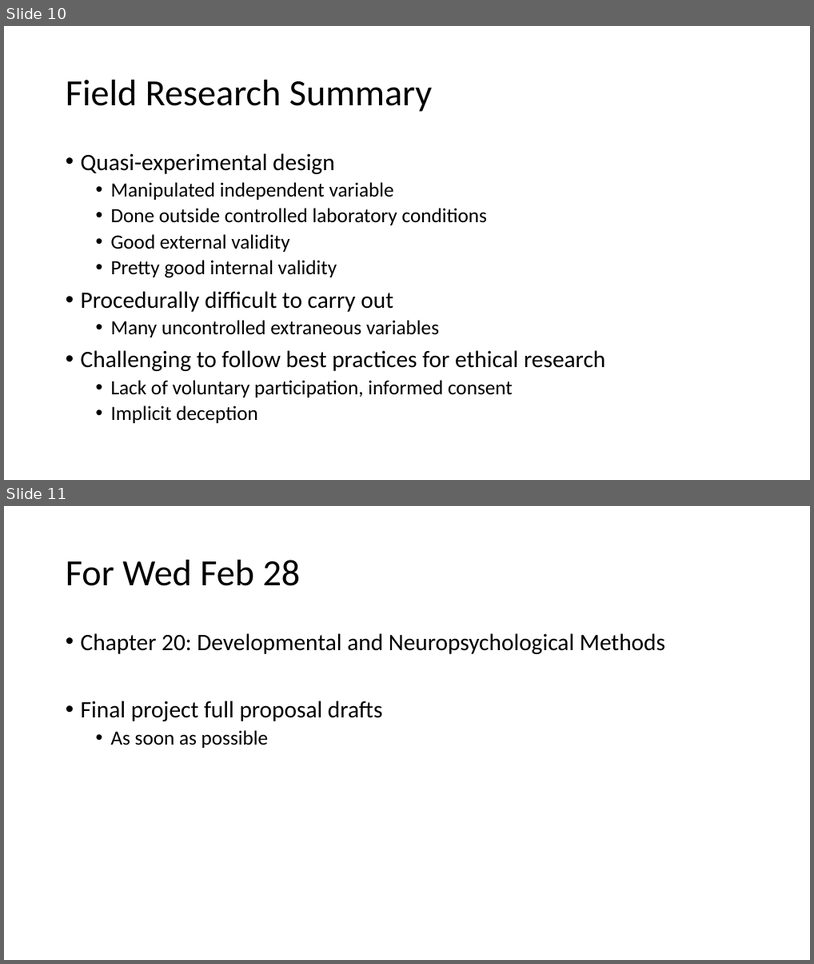
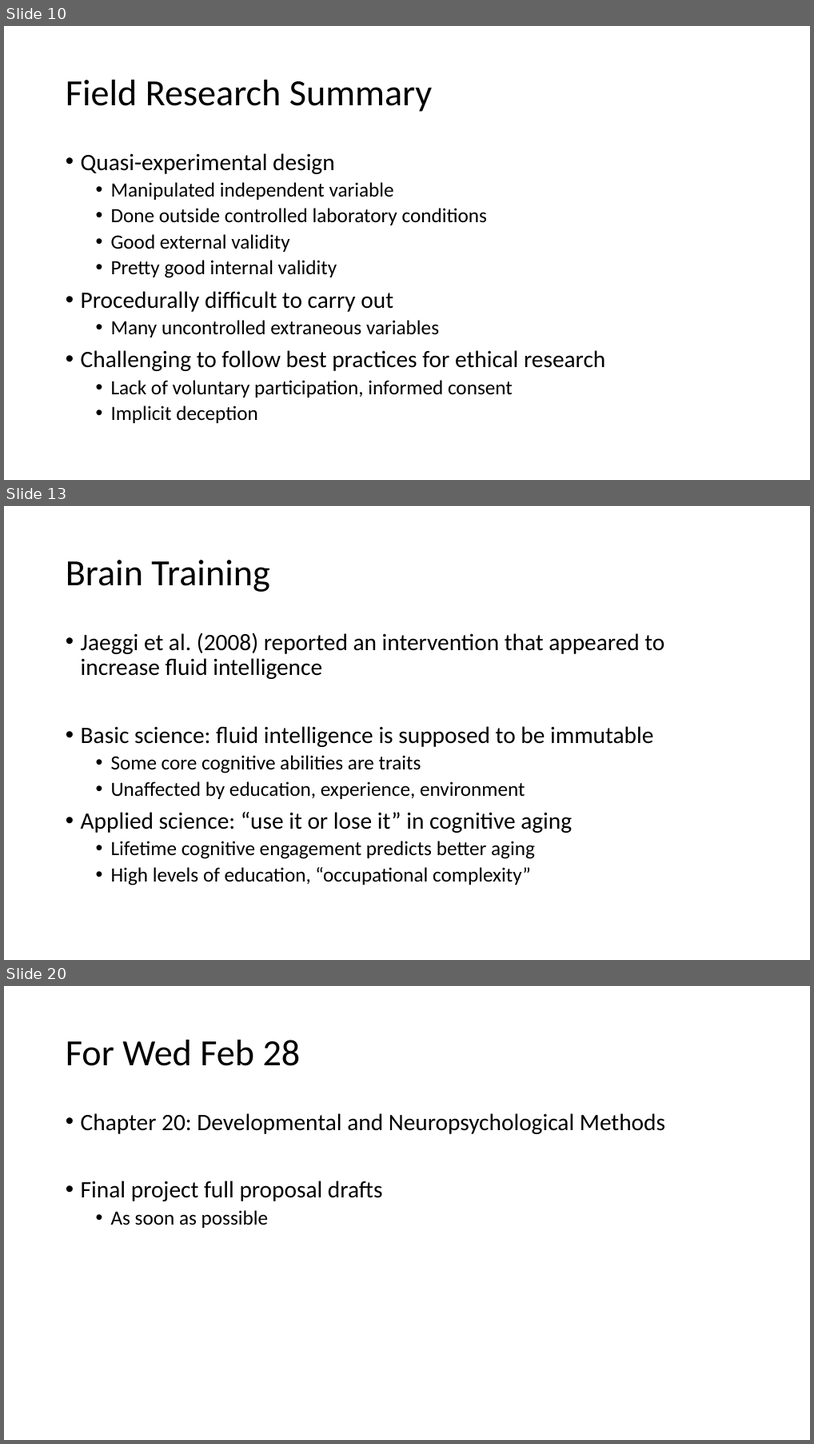
Before and after one commit to preber/Research-Methods, a slide deck: Class Slides 2024/Class 23.pptx. Shown one above the other, each under a label of ours: slides 10 and 11 before the commit, slides 10, 13 and 20 after it; the slides between them are not shown. The pictures are 814x964 and 814x1444 pixels, drawn with LibreOffice and Linux fonts; fonts in the diff are those of the drawing. Boxes give left, top, right and bottom in pixels: in the first picture for what was removed or moved away, otherwise in the second. Text is boxed around its words. In the diff, an @@ line names an element or a change of style, - is before the commit and + after.

```diff
--- a/Class Slides 2024/Class 23.pptx
+++ b/Class Slides 2024/Class 23.pptx
@@ slide 13 added at (x1=4, y1=506, x2=810, y2=960), background #FFFFFF @@
@@ title added at (x1=66, y1=560, x2=270, y2=592), 44 pt, text #000000 @@
+Brain Training
@@ text added at (x1=81, y1=632, x2=665, y2=885), 28 pt, text #000000 @@
+• Jaeggi et al. (2008) reported an intervention that appeared to increase fluid intelligence
+• Basic science: fluid intelligence is supposed to be immutable
+  • Some core cognitive abilities are traits
+  • Unaffected by education, experience, environment
+• Applied science: “use it or lose it” in cognitive aging
+  • Lifetime cognitive engagement predicts better aging
+  • High levels of education, “occupational complexity”
@@ what was slide 11 is now slide 20 @@
```
Also in this commit, not shown: 8 other slides added, 3 other files.
